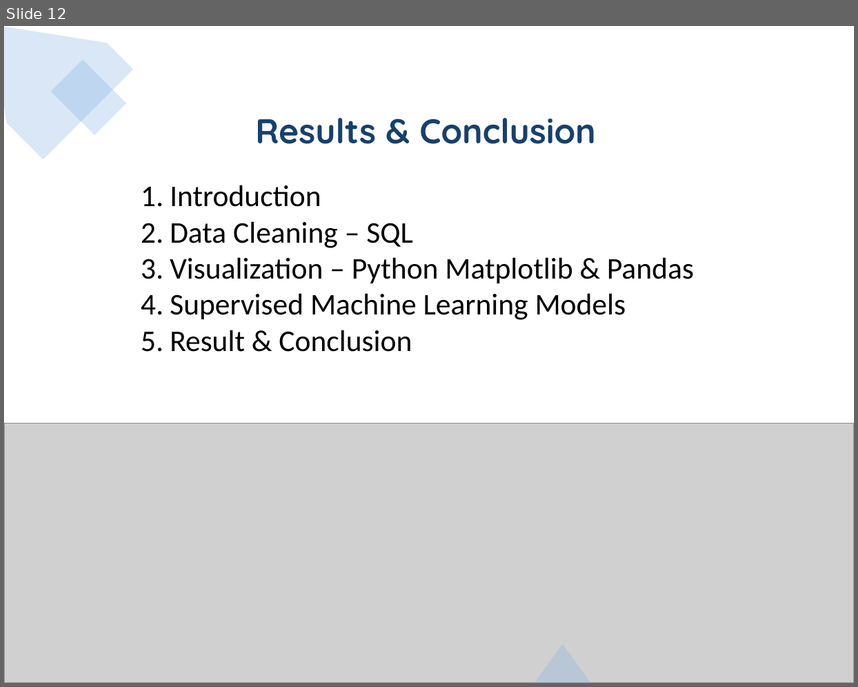
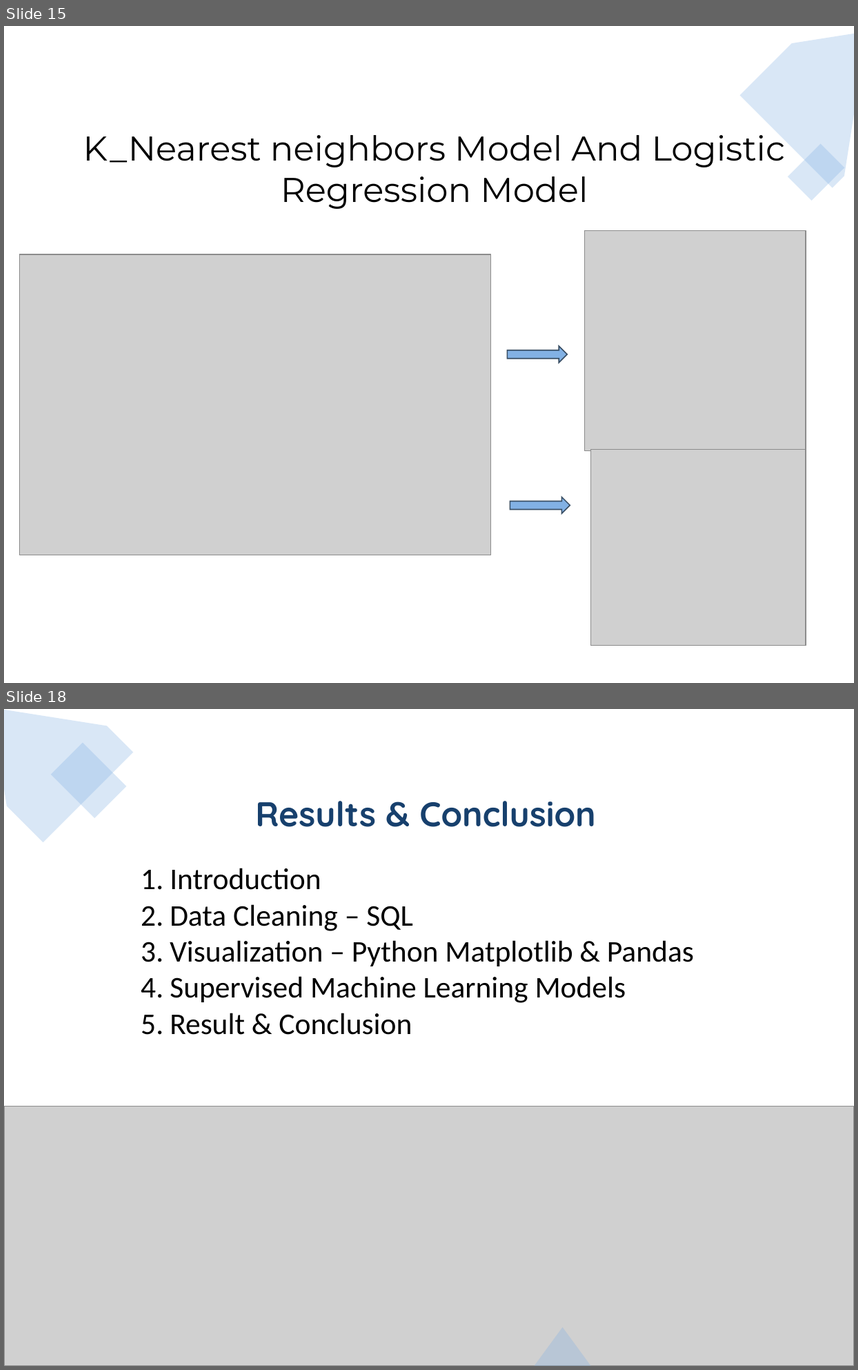
Before and after one commit to jojoalva/Stroke-Project-4, a slide deck: Presentation/Project4_presentation_draft.pptx. Shown one above the other, each under a label of ours: slide 12 before the commit, slides 15 and 18 after it; the slides between them are not shown. The pictures are 858x687 and 858x1370 pixels, drawn with LibreOffice and Linux fonts; fonts in the diff are those of the drawing; grey boxes stand for pictures. Boxes give left, top, right and bottom in pixels: in the first picture for what was removed or moved away, otherwise in the second. Text is boxed around its words. In the diff, an @@ line names an element or a change of style, - is before the commit and + after.

```diff
--- a/Presentation/Project4_presentation_draft.pptx
+++ b/Presentation/Project4_presentation_draft.pptx
@@ slide 15 added at box(4, 26, 854, 683), background #FFFFFF; not listed: 2 template elements that a slide beside it also shows @@
@@ rectangle added at box(4, 26, 854, 683), fill #FFFFFF @@
@@ freeform shape added at box(740, 26, 854, 187), fill #82B1E4 at 30% opacity @@
@@ text added at box(83, 135, 786, 209), 32 pt, text #000000 @@
+K_Nearest neighbors Model And Logistic Regression Model
@@ rectangle added at box(788, 143, 844, 201), fill #82B1E4 at 30% opacity @@
@@ picture added at box(584, 230, 805, 450) @@
@@ picture added at box(19, 255, 491, 555) @@
@@ right arrow added at box(507, 346, 567, 362), fill #82B1E4, outline #394E64 1 pt @@
@@ picture added at box(590, 450, 805, 645) @@
@@ right arrow added at box(510, 497, 570, 513), fill #82B1E4, outline #394E64 1 pt @@
@@ triangle added at box(98, 574, 255, 683), fill #FFFFFF at 30% opacity @@
@@ rectangle added at box(179, 597, 255, 673), fill #FFFFFF at 30% opacity @@
@@ what was slide 12 is now slide 18 @@
```
Also in this commit, not shown: 6 slides changed, 8 other slides added, 3 slides removed, 1 other file.
